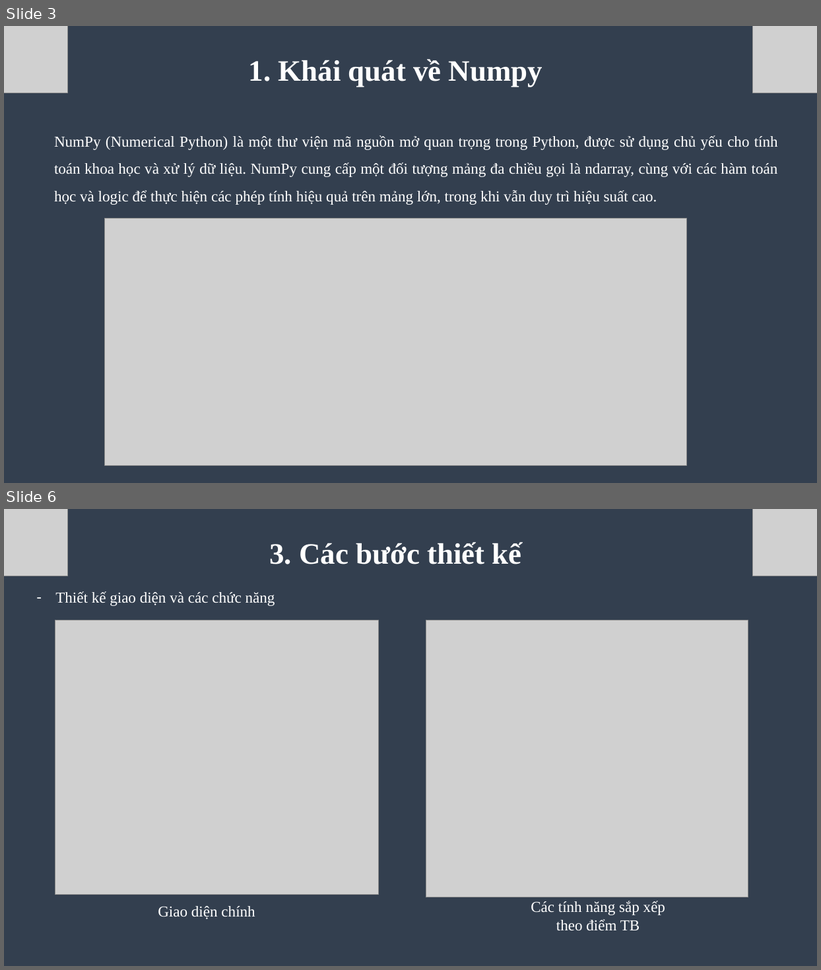
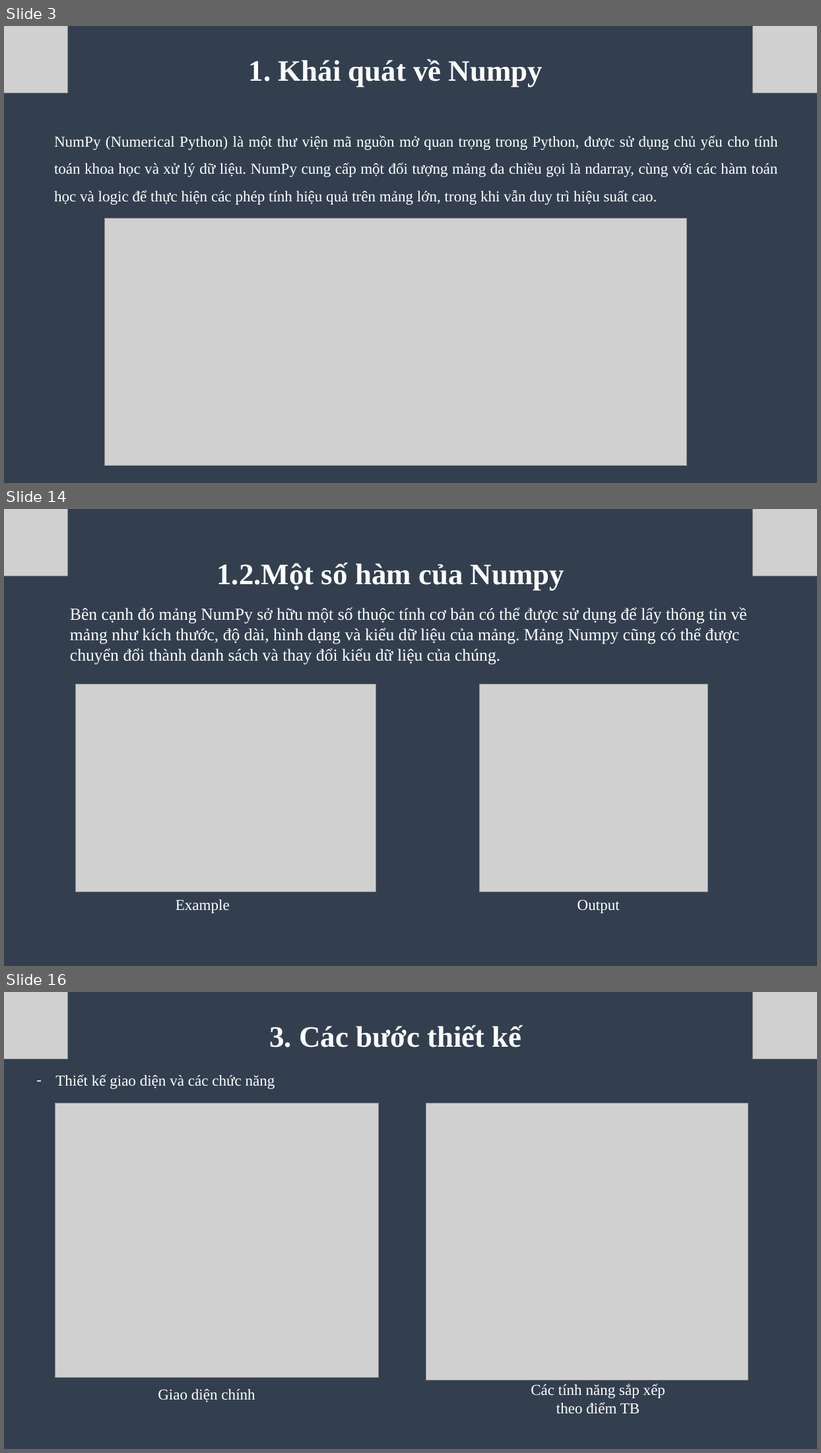
Before and after one commit to Toilaminh03/Numpy_PMMNM, a slide deck: tuan2.pptx. Shown one above the other, each under a label of ours: slides 3 and 6 before the commit, slides 3, 14 and 16 after it; the slides between them are not shown. The pictures are 821x970 and 821x1453 pixels, drawn with LibreOffice and Linux fonts; fonts in the diff are those of the drawing; grey boxes stand for pictures. Boxes give left, top, right and bottom in pixels: in the first picture for what was removed or moved away, otherwise in the second. Text is boxed around its words. In the diff, an @@ line names an element or a change of style, - is before the commit and + after.

Commit message:
Final Numpy

```diff
--- a/tuan2.pptx
+++ b/tuan2.pptx
@@ slide 14 added at (4, 509, 817, 966), background #333F50 @@
@@ picture added at (4, 509, 68, 576) @@
@@ picture added at (753, 509, 817, 576) @@
@@ text added at (217, 562, 564, 591), 35 pt, text #FFFFFF, bold @@
+1.2.Một số hàm của Numpy
@@ text added at (70, 607, 747, 664), 20 pt, text #FFFFFF @@
+Bên cạnh đó mảng NumPy sở hữu một số thuộc tính cơ bản có thể được sử dụng để lấy thông tin về mảng như kích thước, độ dài, hình dạng và kiểu dữ liệu của mảng. Mảng Numpy cũng có thể được chuyển đổi thành danh sách và thay đổi kiểu dữ liệu của chúng.
@@ picture added at (76, 684, 376, 892) @@
@@ picture added at (479, 684, 708, 892) @@
@@ text added at (176, 900, 230, 914), 18 pt, text #FFFFFF @@
+Example
@@ text added at (578, 900, 620, 914), 18 pt, text #FFFFFF @@
+Output
@@ what was slide 6 is now slide 16 @@
```
Also in this commit, not shown: 3 slides changed, 9 other slides added.
